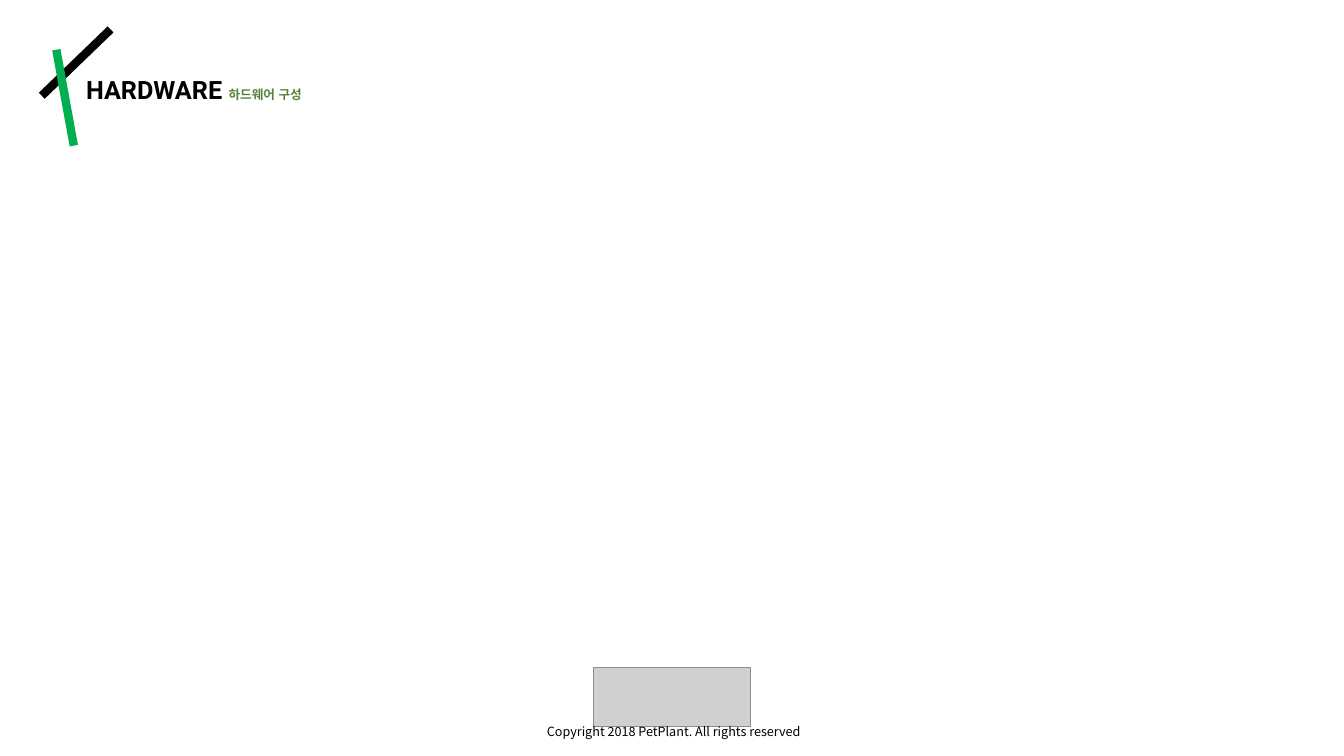
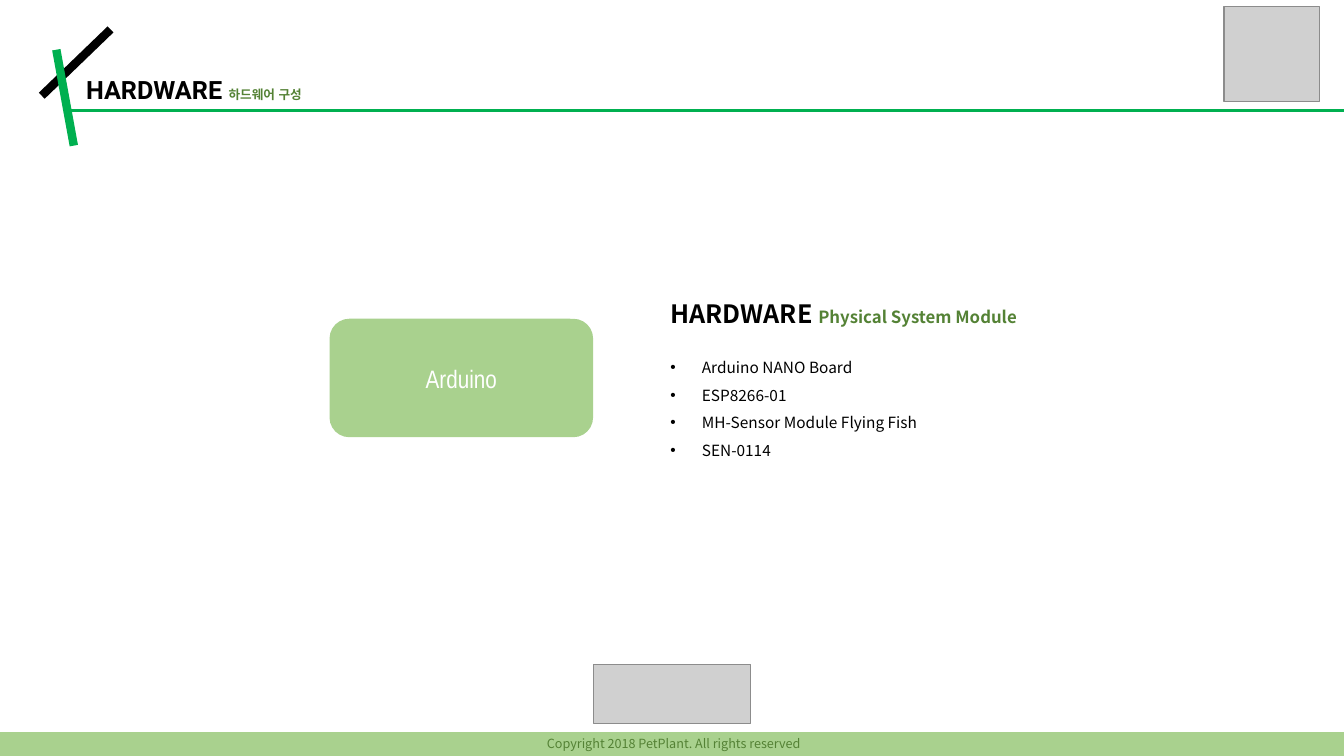
Before and after one commit to noreebia/pet-plant, a slide deck: slide 15 of PPT/ppt_final.pptx. Drawn at 1344x756 pixels with LibreOffice and Linux fonts; fonts in the diff are those of the drawing; grey boxes stand for pictures. Boxes give left, top, right and bottom in pixels: in the first picture for what was removed or moved away, otherwise in the second. Text is boxed around its words. In the diff, an @@ line names an element or a change of style, - is before the commit and + after.

```diff
--- a/PPT/ppt_final.pptx
+++ b/PPT/ppt_final.pptx
@@ picture added at <box>1224,6,1320,102</box> @@
@@ line added from (68, 110) to (1344, 110), #00B050 2.25 pt @@
@@ rounded rectangle added at <box>330,319,593,438</box>, fill #A9D18E, 18 pt, text #FFFFFF @@
+Arduino
@@ text added at <box>670,304,1016,456</box>, 11 pt, text #000000 @@
+HARDWARE Physical System Module
+• Arduino NANO Board
+• ESP8266-01
+• MH-Sensor Module Flying Fish
+• SEN-0114
@@ rectangle added at <box>0,732,1344,756</box>, fill #A9D18E @@
@@ text "Copyright 2018 PetPlant. All rights ...": place and size @@
-text "Copyright 2018 PetPlant. All rights ..." at <box>547,723,800,739</box>
+text "Copyright 2018 PetPlant. All rights ..." at <box>547,738,800,751</box>
@@ text "Copyright 2018 PetPlant. All rights ..." at <box>547,738,800,751</box>: text colour #000000 to #548235 @@
```
Also in this commit, not shown: 15 other slides changed.
